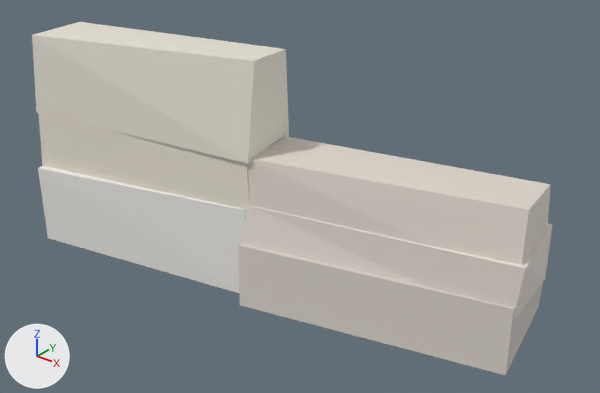
The glTF model assets/malta/countryside/farm_-3_-8_mid.glb as it was, and as the next commit left it.
The view is the same before and after, from a camera (50 mm lens) standing at (4.78, -20.93, 68.83) and looking at (2.07, -17.54, 66.73). The lights are fixed; the arrows at lower left show +X, +Y and +Z. The picture after the commit comes second. Vertices at exactly the same position are counted once.

Before the edit, the objects in view are built like this:
```python
me_geometry_0 = bpy.data.meshes.new('geometry_0')
me_geometry_0.from_pydata(...)  # 48 vertices, 72 faces; spans x 0.27..3.48, y -18.16..-16.97, z 66.12..67.56
me_geometry_0.materials.append(mat_defaultmaterial)
ob_geometry_0 = bpy.data.objects.new('geometry_0', me_geometry_0)
ob_geometry_0.location = (0.0, 0.0, 0.0)
```
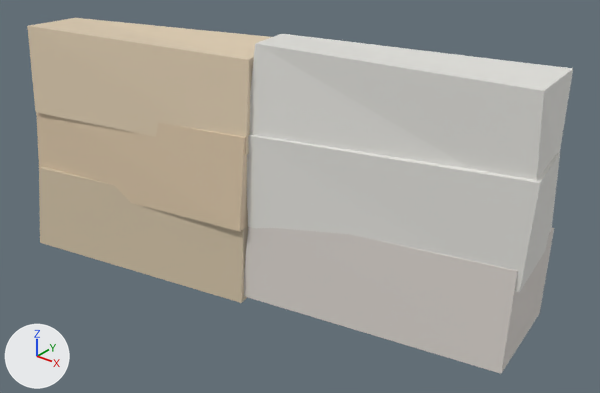
Edits to the scene script, one JSON object a line:
```json
{"block": "me_geometry_0", "where": "# used by ob_geometry_0; location = (0.0, 0.0, 0.0)"}
{"op": "remove", "block": "me_geometry_0", "code": "me_geometry_0.from_pydata(...)  # 48 vertices, 72 faces; spans x 0.27..3.48, y -18.16..-16.97, z 66.12..67.56"}
{"op": "add", "block": "me_geometry_0", "code": "me_geometry_0.from_pydata(...)  # 48 vertices, 72 faces; spans x 0.27..3.47, y -18.23..-16.99, z 66.14..67.65"}
{"block": "me_geometry_0", "change": "me_geometry_0 part 1: 48 of 48 vertices moved; they spanned x 0.27..3.48, y -18.16..-16.97, z 66.12..67.56 and now span x 0.27..3.47, y -18.23..-16.99, z 66.14..67.65; mean shift (0.0, 0.0, 0.16)"}
{"block": "me_geometry_0", "change": "me_geometry_0 part 2: 36 faces centred in x 0.32..1.9, y -18.06..-17.36, z 66.15..67.53 are repainted in the vertex colours; the middle colour goes from white #ece7da to beige #ddc8aa"}
{"block": "me_geometry_0", "change": "me_geometry_0 part 3: 12 faces centred in x 1.87..3.43, y -17.83..-17.07, z 66.16..66.53 are repainted in the vertex colours; the middle colour goes from light grey #d1cac1 to light grey #d7d1cb"}
{"block": "me_geometry_0", "change": "me_geometry_0 part 4: 12 faces centred in x 1.84..3.44, y -17.77..-17.1, z 66.41..66.77 are repainted in the vertex colours; the middle colour goes from white #e9e0d7 to light grey #e4e3de"}
{"block": "me_geometry_0", "change": "me_geometry_0 part 5: 12 faces centred in x 1.86..3.42, y -17.73..-17.15, z 66.66..67.02 are repainted in the vertex colours; the middle colour goes from light grey #e3dbd1 to white #e5e4df"}
```

What differs and where, as boxes (x1, y1, x2, y2) in the pictures (600 x 393 px; the box of a moved part takes in the faces that stretch with it):
```json
{"object": "geometry_0", "change": "reshaped, recoloured", "before": [32, 22, 553, 375], "after": [27, 18, 573, 374]}
{"part": 1, "of": "me_geometry_0", "change": "moved or reshaped", "before": [32, 22, 553, 375], "after": [27, 18, 573, 374]}
{"part": 2, "of": "me_geometry_0", "change": "recoloured", "before": [32, 22, 289, 293], "after": [27, 18, 271, 303]}
{"part": 3, "of": "me_geometry_0", "change": "edited", "before": [248, 245, 526, 374], "after": [248, 245, 526, 374], "on screen": "looks the same"}
{"part": 4, "of": "me_geometry_0", "change": "recoloured", "before": [242, 205, 553, 318], "after": [247, 135, 560, 292]}
{"part": 5, "of": "me_geometry_0", "change": "recoloured", "before": [247, 136, 551, 265], "after": [250, 34, 573, 181]}
```
